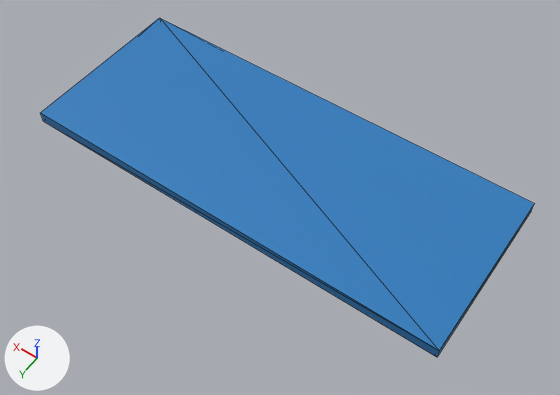
The glTF model assets/parts/stock/hana_roadster/hana_roadster_boot.glb: old version first, new version second.
The view is the same before and after, from a camera (50 mm lens) standing at (-0.945, 1.598, 1.844) and looking at (-0.075, 0.38, -0.07). Every picture has the same lights, and +X, +Y and +Z are marked at lower left. The first picture is the older version. Mesh edges are drawn as thin lines. Vertices at exactly the same position are counted once.

The first picture shows 'hana_roadster_boot'.
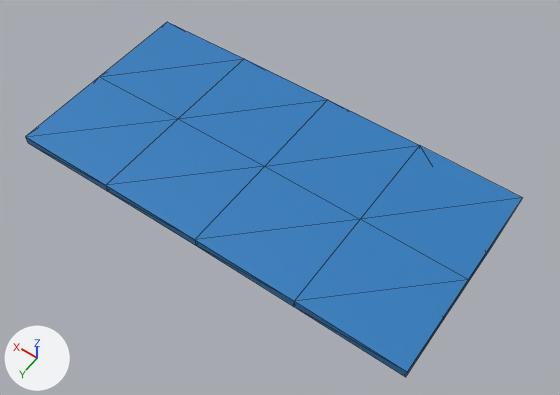
What the commit changed:
me_panel_boot is used by ob_hana_roadster_boot; location (0.0, 0.0, 0.0).
me_panel_boot had 8 vertices, 12 faces and spanned x -0.74..0.74, y 0.0..0.595, z -0.04..0.0.
me_panel_boot now has 30 vertices, 56 faces and spans x -0.702..0.702, y 0.0..0.697, z -0.03..0.008.
me_panel_boot part 1: the whole mesh is rebuilt.

Location of each change, (x1, y1, x2, y2) in pixels of the pictures (560 x 395 px):
'hana_roadster_boot', reshaped: before (41, 18, 535, 357); after (25, 22, 522, 377)
